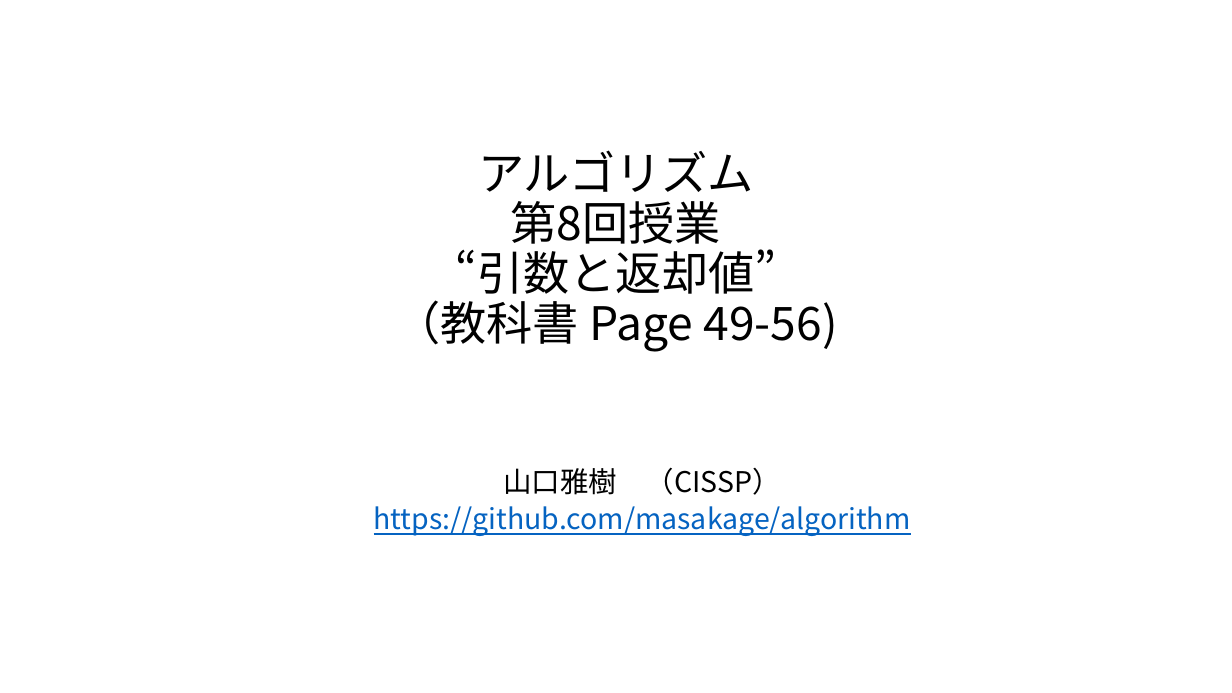
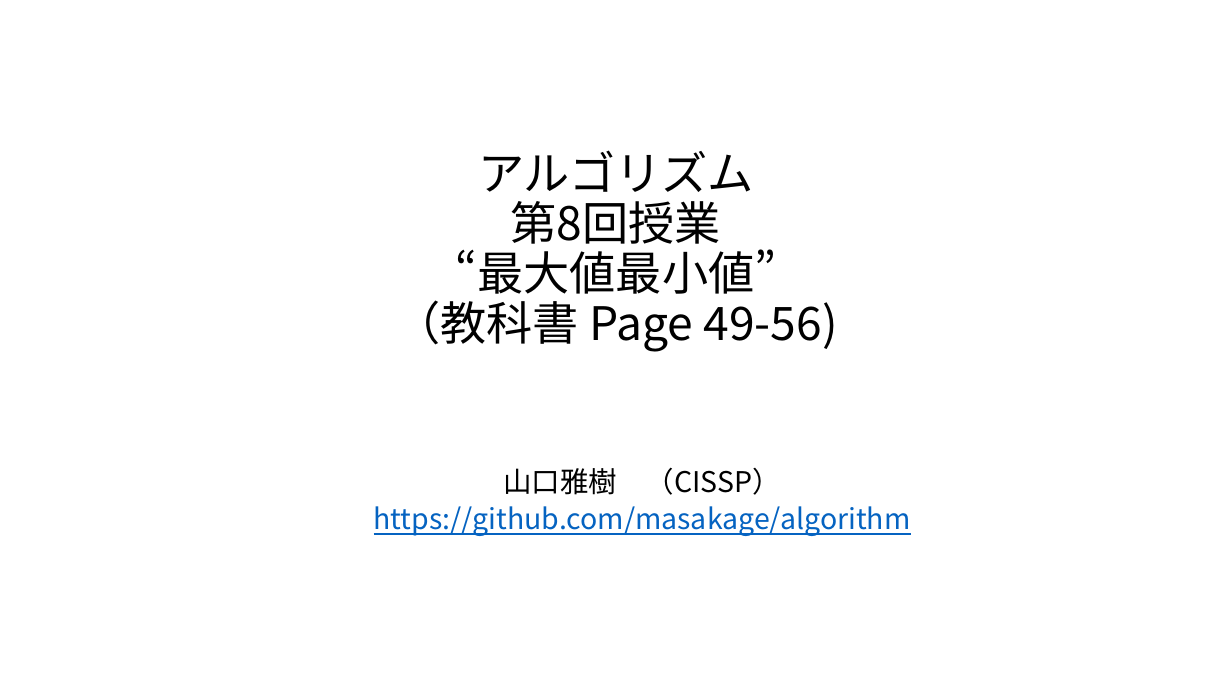
Before and after one commit to masakage/algorithm, a slide deck: slide 1 of docs/第8回最大値最小値を求めるアルゴリズム.pptx. Drawn at 1232x693 pixels with LibreOffice and Linux fonts; fonts in the diff are those of the drawing. Boxes give left, top, right and bottom in pixels: in the first picture for what was removed or moved away, otherwise in the second. Text is boxed around its words. In the diff, an @@ line names an element or a change of style, - is before the commit and + after.

Commit message:
modified

```diff
--- a/docs/第8回最大値最小値を求めるアルゴリズム.pptx
+++ b/docs/第8回最大値最小値を求めるアルゴリズム.pptx
@@ title at box(394, 150, 838, 351): text changed @@
-アルゴリズム
-第8回授業
-“引数と返却値”
-（教科書 Page 49-56)
+アルゴリズム
+第8回授業
+“最大値最小値”
+（教科書 Page 49-56)
```
